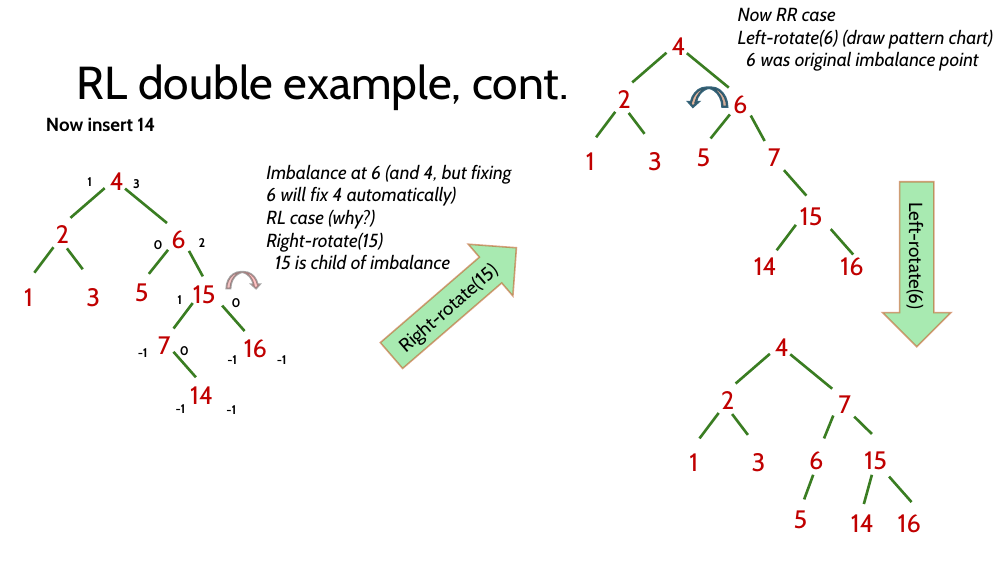
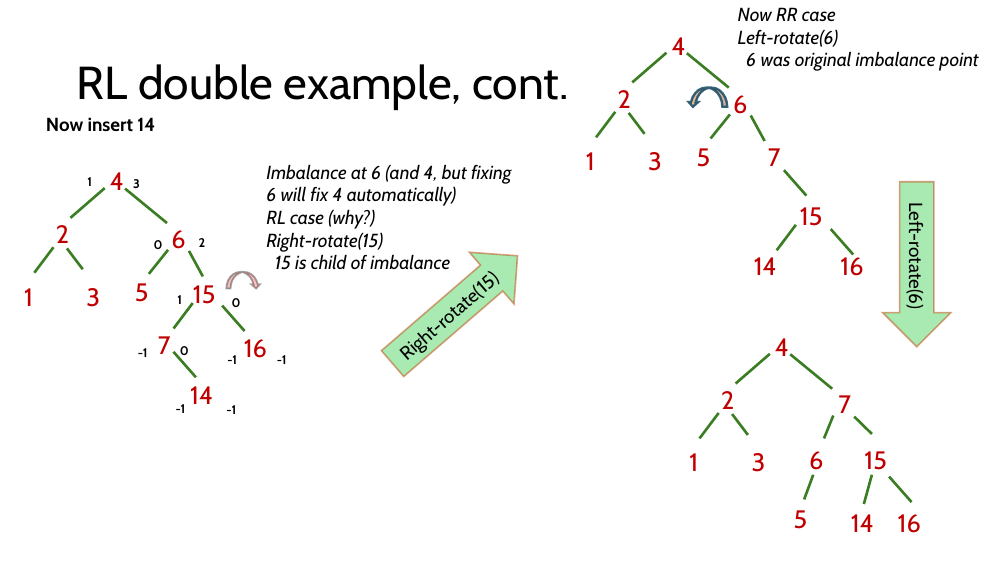
Before and after one commit to comp210ss2/comp210ss2.github.io, a slide deck: slide 25 of slides/L14_15.pptx. Drawn at 1008x567 pixels with LibreOffice and Linux fonts; fonts in the diff are those of the drawing. Boxes give left, top, right and bottom in pixels: in the first picture for what was removed or moved away, otherwise in the second. Text is boxed around its words. In the diff, an @@ line names an element or a change of style, - is before the commit and + after.

```diff
--- a/slides/L14_15.pptx
+++ b/slides/L14_15.pptx
@@ text at box(738, 29, 839, 47): text changed @@
-Left-rotate(6) (draw pattern chart)
+Left-rotate(6)
@@ right arrow "Right-rotate(15)": place and size @@
-right arrow "Right-rotate(15)" at box(369, 222, 538, 381)
+right arrow "Right-rotate(15)" at box(371, 230, 540, 390)
```
Also in this commit, not shown: 12 other slides changed, 9 slides added, 2 other files.
